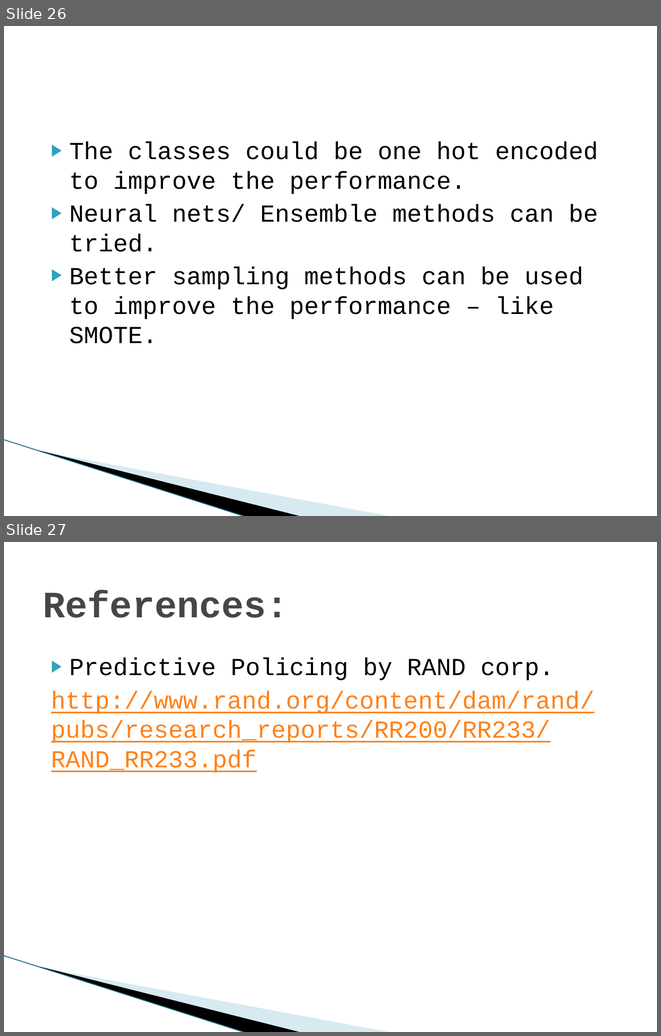
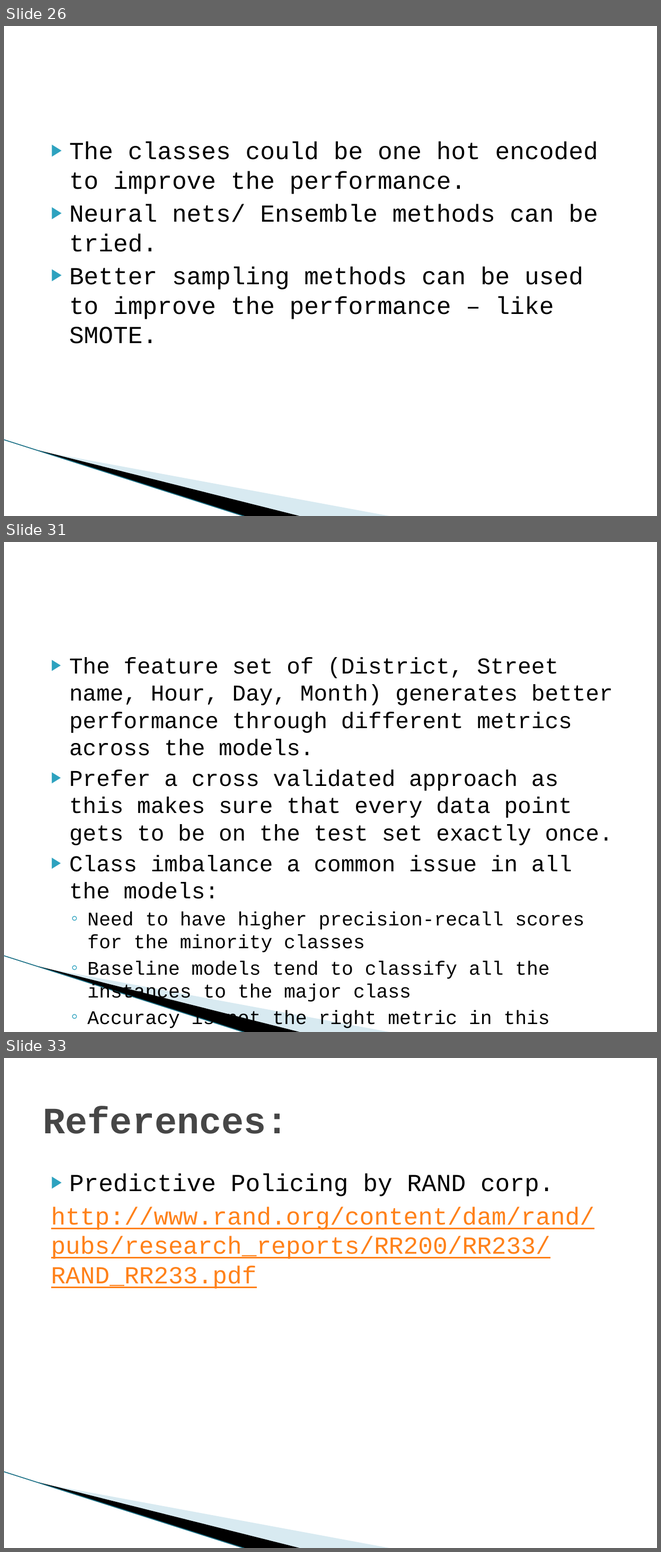
Before and after one commit to keshavramaswamy/ipython-notebooks, a slide deck: infor/Boston Crime Prediction.pptx. Shown one above the other, each under a label of ours: slides 26 and 27 before the commit, slides 26, 31 and 33 after it; the slides between them are not shown. The pictures are 661x1036 and 661x1552 pixels, drawn with LibreOffice and Linux fonts; fonts in the diff are those of the drawing; background and template pictures are left out. Boxes give left, top, right and bottom in pixels: in the first picture for what was removed or moved away, otherwise in the second. Text is boxed around its words. In the diff, an @@ line names an element or a change of style, - is before the commit and + after.

Commit message:
update slides

```diff
--- a/infor/Boston Crime Prediction.pptx
+++ b/infor/Boston Crime Prediction.pptx
@@ slide 31 added at bbox=[4, 542, 657, 1032], background #FFFFFF; not listed: 3 template elements that a slide beside it also shows @@
@@ text added at bbox=[69, 657, 613, 1029], 25 pt, text #000000 @@
+▶ The feature set of (District, Street name, Hour, Day, Month) generates better performance through different metrics across the models.
+▶ Prefer a cross validated approach as this makes sure that every data point gets to be on the test set exactly once.
+▶ Class imbalance a common issue in all the models:
+  ◦ Need to have higher precision-recall scores for the minority classes
+  ◦ Baseline models tend to classify all the instances to the major class
+  ◦ Accuracy is not the right metric in this sense.
@@ what was slide 27 is now slide 33 @@
```
Also in this commit, not shown: 5 other slides added.
